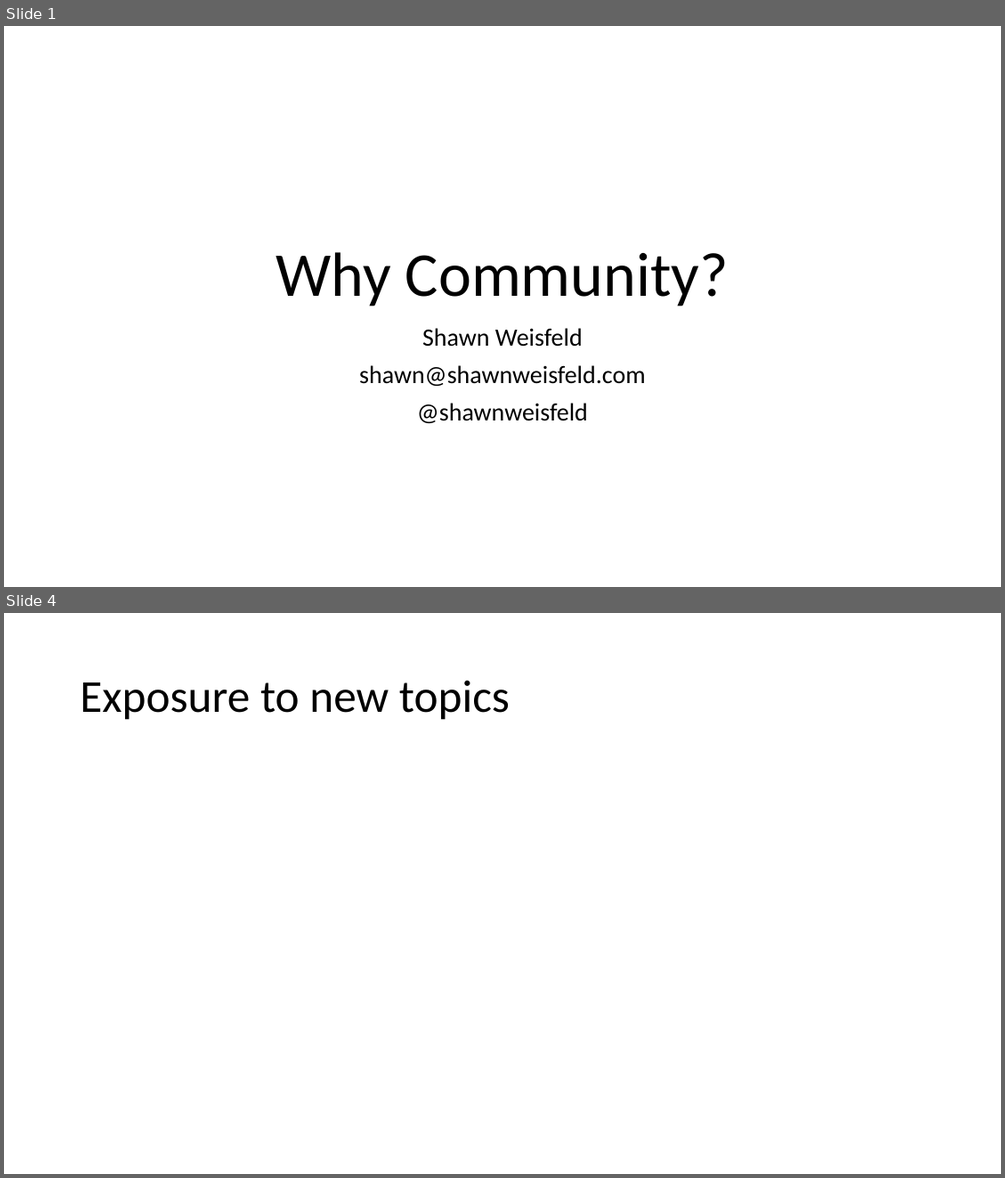
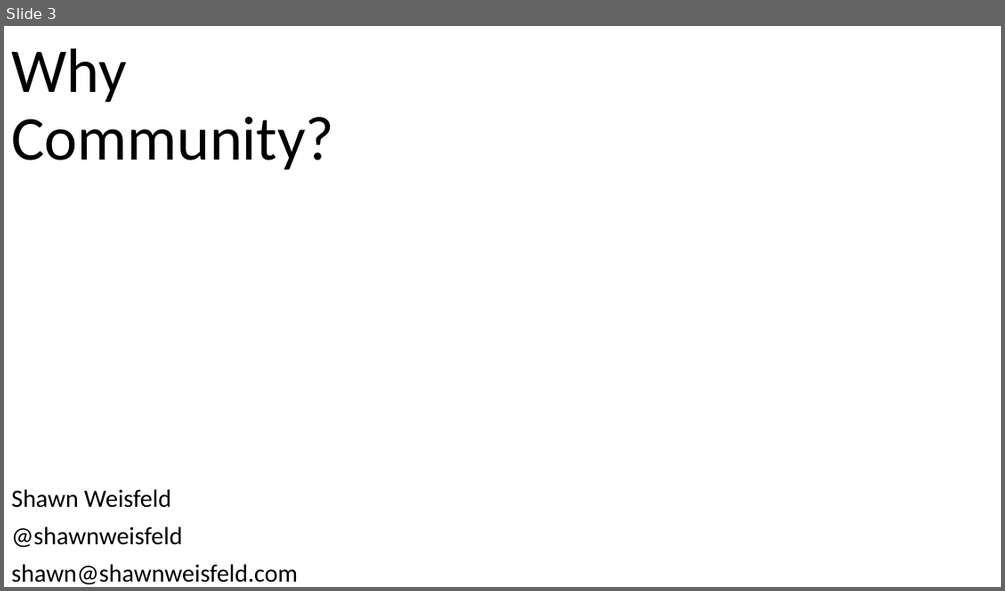
Before and after one commit to shawnweisfeld/20150328_Community, a slide deck: Why Community.pptx. Shown one above the other, each under a label of ours: slides 1 and 4 before the commit, slide 3 after it; the slides between them are not shown. The pictures are 1005x1178 and 1005x591 pixels, drawn with LibreOffice and Linux fonts; fonts in the diff are those of the drawing; background and template pictures are left out. Boxes give left, top, right and bottom in pixels: in the first picture for what was removed or moved away, otherwise in the second. Text is boxed around its words. In the diff, an @@ line names an element or a change of style, - is before the commit and + after.

```diff
--- a/Why Community.pptx
+++ b/Why Community.pptx
@@ slide 4 removed at (x1=4, y1=613, x2=1001, y2=1174), background picture (left out) @@
@@ title removed at (x1=80, y1=680, x2=510, y2=720) @@
-Exposure to new topics
@@ what was slide 1 is now slide 3 @@
@@ slide 3 changed as well @@
@@ title "Why Community?" moved from (x1=276, y1=252, x2=728, y2=306) to (x1=11, y1=48, x2=334, y2=170) @@
@@ title "Why Community?" at (x1=11, y1=48, x2=334, y2=170): alignment centre to left @@
@@ subtitle at (x1=417, y1=402, x2=588, y2=423): paragraph removed @@
-@shawnweisfeld
@@ subtitle "Shawn Weisfeld" moved from (x1=359, y1=328, x2=645, y2=423) to (x1=11, y1=489, x2=297, y2=584) @@
@@ subtitle at (x1=11, y1=489, x2=297, y2=584): alignment centre to left @@
@@ subtitle at (x1=11, y1=526, x2=182, y2=547): paragraph added @@
+@shawnweisfeld
```
Also in this commit, not shown: 11 slides added, 6 other slides removed.
